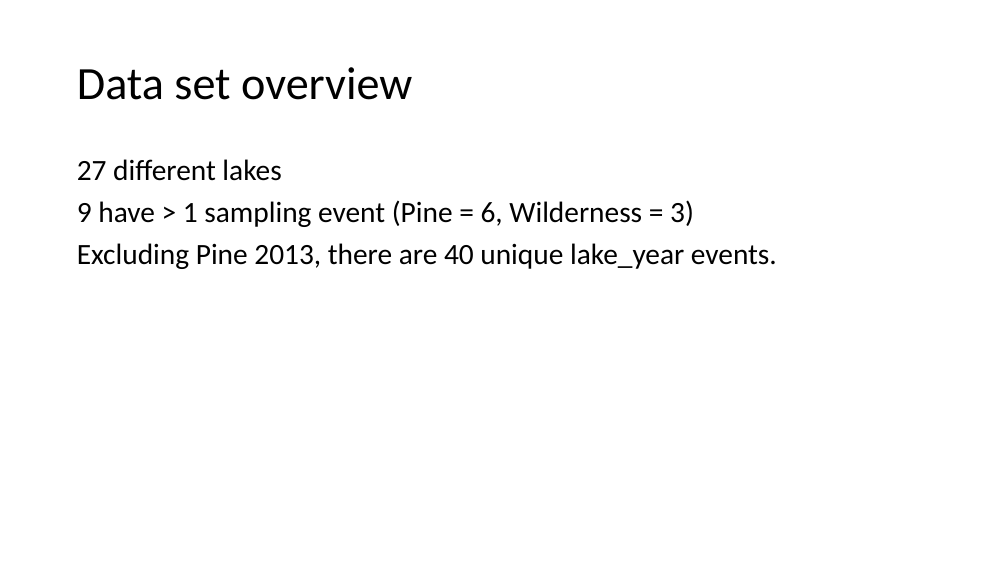
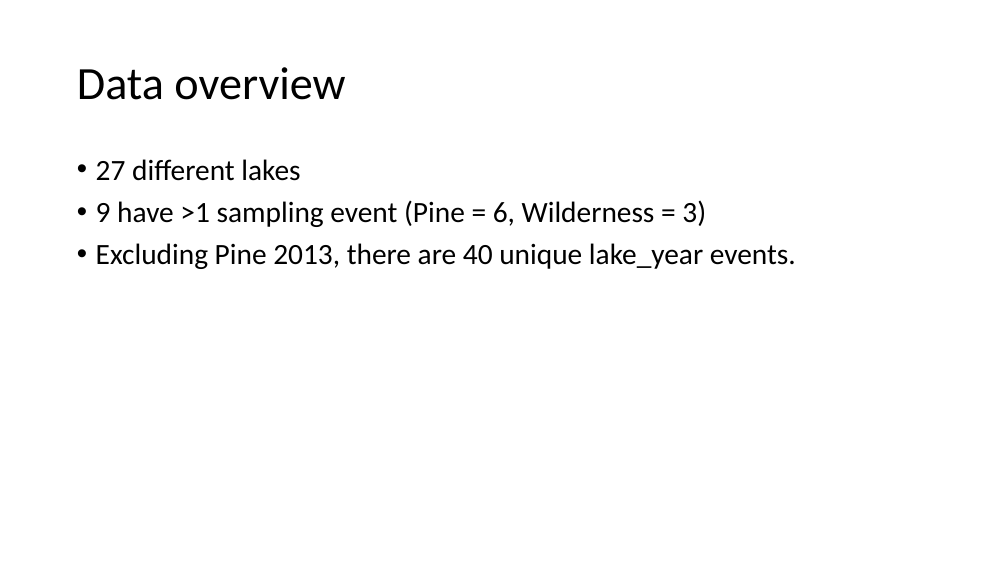
Before and after one commit to freshbeka/WAlakefoodwebCN, a slide deck: slide 2 of docs/20210518_PrepforErinMeeting.pptx. Drawn at 1008x567 pixels with LibreOffice and Linux fonts; fonts in the diff are those of the drawing. Boxes give left, top, right and bottom in pixels: in the first picture for what was removed or moved away, otherwise in the second. Text is boxed around its words. In the diff, an @@ line names an element or a change of style, - is before the commit and + after.

```diff
--- a/docs/20210518_PrepforErinMeeting.pptx
+++ b/docs/20210518_PrepforErinMeeting.pptx
@@ title at <box>77,67,345,100</box>: text changed @@
-Data set overview
+Data overview
@@ text at <box>96,159,796,269</box>: bullet none to • @@
@@ text at <box>96,200,706,227</box>: text changed @@
-9 have > 1 sampling event (Pine = 6, Wilderness = 3)
+• 9 have >1 sampling event (Pine = 6, Wilderness = 3)
```
Also in this commit, not shown: 2 other slides changed, 1 other file.
